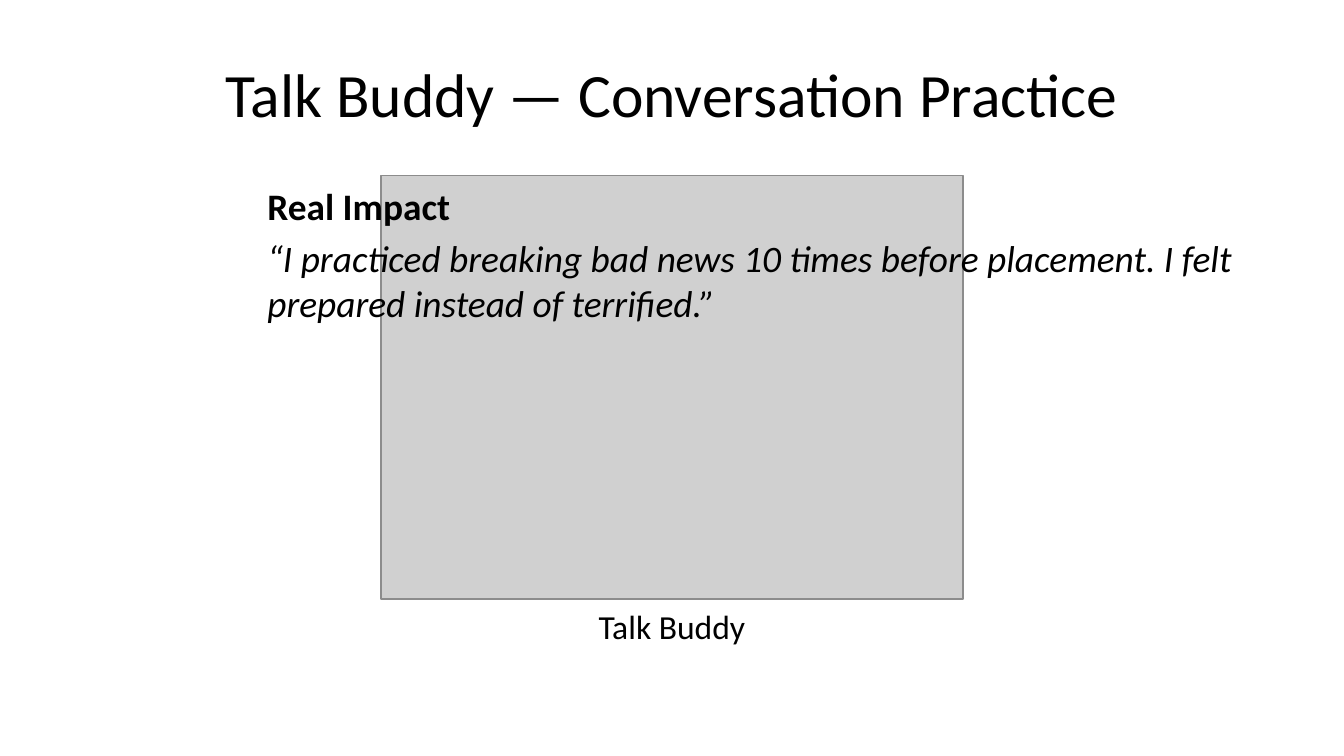
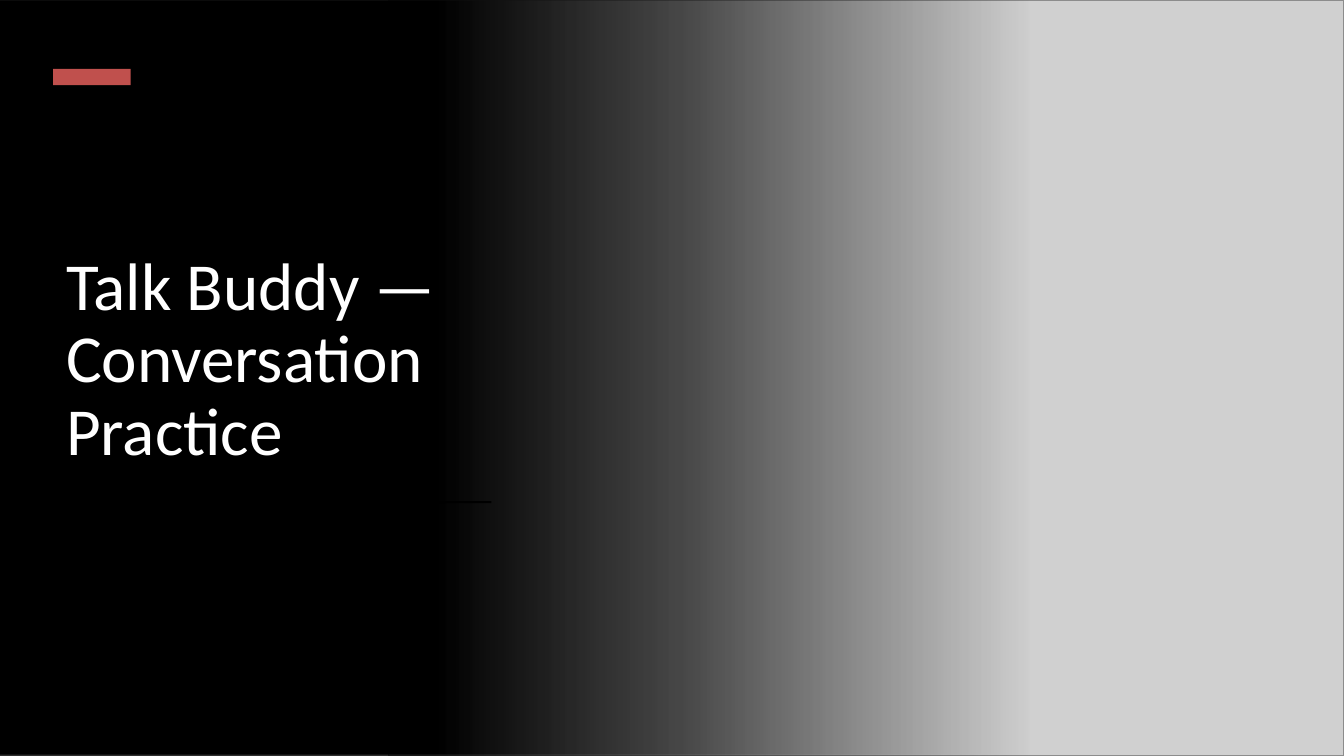
Before and after one commit to michaelborck-education/michaelborck.education, a slide deck: slide 4 of ai/downloads/presentation.pptx (slide 5 before the commit). Drawn at 1344x756 pixels with LibreOffice and Linux fonts; fonts in the diff are those of the drawing; grey boxes stand for pictures. Boxes give left, top, right and bottom in pixels: in the first picture for what was removed or moved away, otherwise in the second. Text is boxed around its words. In the diff, an @@ line names an element or a change of style, - is before the commit and + after.

```diff
--- a/ai/downloads/presentation.pptx
+++ b/ai/downloads/presentation.pptx
@@ rectangle added at [0,0,1030,755], fill gradient #000000 @@
@@ picture: place and size @@
-picture at [380,176,962,599]
+picture at [388,0,1344,755]
@@ rectangle added at [52,69,130,85], fill #C0504D @@
@@ title "Talk Buddy — Conversation Practice": place and size @@
-title "Talk Buddy — Conversation Practice" at [226,74,1117,127]
+title "Talk Buddy — Conversation Practice" at [66,263,423,456]
@@ title "Talk Buddy — Conversation Practice" at [66,263,423,456]: size 33 to 36 pt, text colour #000000 to #FFFFFF; alignment centre to left; line spacing 1 to 0.9; vertical alignment middle to bottom @@
@@ text removed at [267,189,1232,327] @@
-Real Impact
-“I practiced breaking bad news 10 times before placement. I felt prepared instead of terrified.”
@@ rectangle added at [52,501,491,503], fill #000000 @@
@@ text removed at [599,615,745,645] @@
-Talk Buddy
```
Also in this commit, not shown: 10 other slides changed, 2 slides removed, 1 other file.
